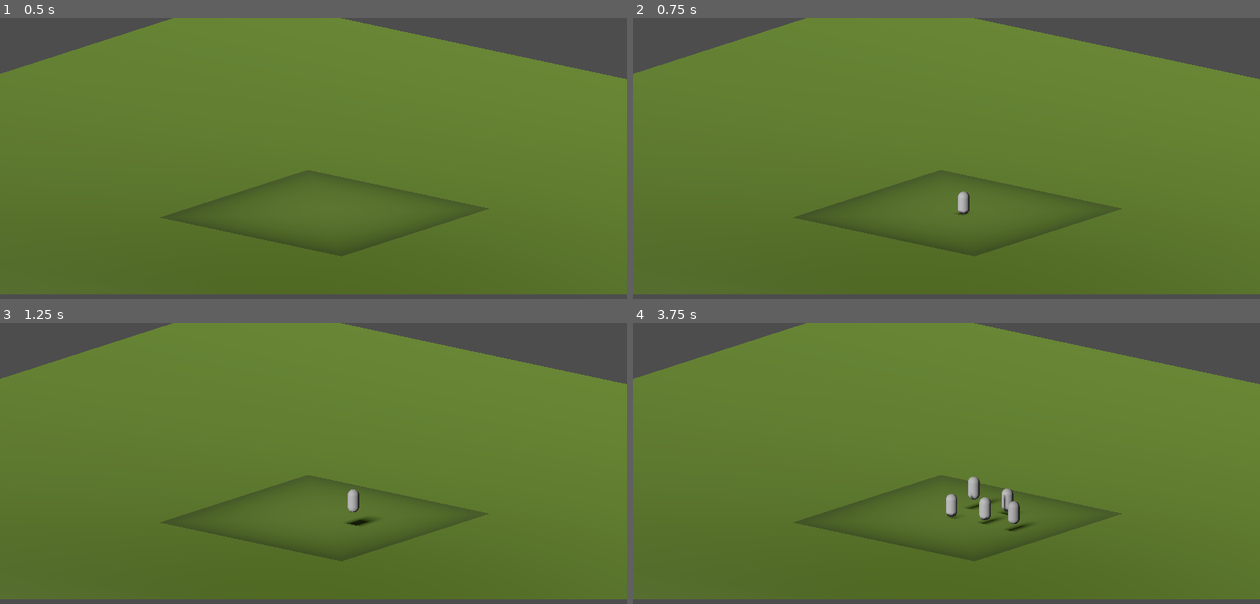
Above: before the commit, frames 1-4 (two rows, left to right).
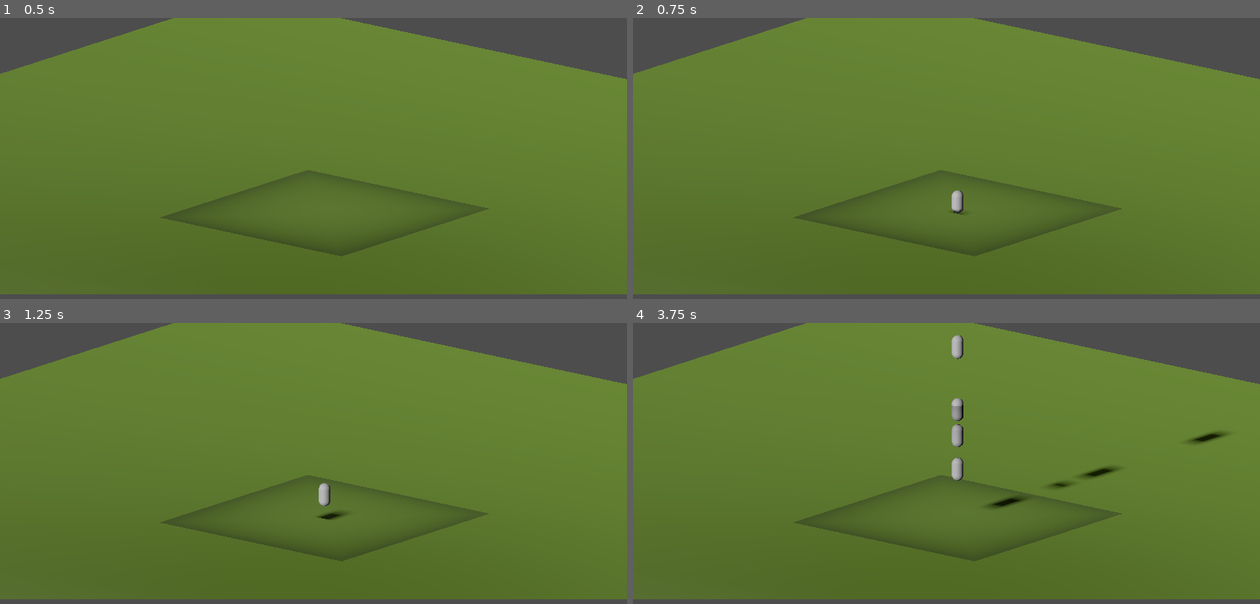
Above: after the commit, the same moments.

Repository: chevvy/sins_of_Father
Game: Godot game, scene res://main.tscn
Two runs of this game, one before a commit and one after it. Both use one fixed random seed, a clock stepped at 60 frames per second and the inputs below.
Inputs:
- Up to frame 1 (0.5 s): no input
- Up to frame 2 (0.75 s): tap Enter (ui_accept) at 0.5 s; hold Right (ui_right) from 0.53 s (still down); tap Space (interact_4) at 0.6 s
- Up to frame 3 (1.25 s): keep holding Right (ui_right); tap Enter (ui_accept) at 0.77 s
- Up to frame 4 (3.75 s): release Right (ui_right) at 1.28 s; hold Down (ui_down) 1.28-2.03 s; tap Space (interact_4) every 0.75 s from 1.35 to 3.6 s; tap Enter (ui_accept) at 1.52, 3.02 s; hold Right (ui_right) 2.03-2.78 s; hold Up (ui_up) 2.78-3.53 s; hold Left (ui_left) from 3.53 s (still down)

Frame 1 is identical in both runs. In frame 2, 0.2% of the frame differs, in the area x 50-54%, y 61-71%; in frame 3, 0.4%; in frame 4, 1.7%, in the area x 49-95%, y 4-75%.

Commit message:
update input map and use it

Diff:
--- a/Player/Player.gd
+++ b/Player/Player.gd
@@ -27,12 +27,17 @@
 		velocity.y -= gravity * delta
 
 	# Handle Jump.
+	# TODO should we use jump loL?
 	if Input.is_action_just_pressed("ui_accept") and is_on_floor():
 		velocity.y = JUMP_VELOCITY
 
 	# Get the input direction and handle the movement/deceleration.
 	# As good practice, you should replace UI actions with custom gameplay actions.
-	var input_dir = Input.get_vector("ui_left", "ui_right", "ui_up", "ui_down")
+	var move_left = current_input_map.move_left
+	var move_right = current_input_map.move_right
+	var move_forward = current_input_map.move_forward
+	var move_backward = current_input_map.move_backward
+	var input_dir = Input.get_vector(move_left, move_right, move_forward, move_backward)
 	var direction = (transform.basis * Vector3(input_dir.x, 0, input_dir.y)).normalized()
 	if direction:
 		velocity.x = direction.x * SPEED
--- a/project.godot
+++ b/project.godot
@@ -47,3 +47,103 @@
 "events": [Object(InputEventKey,"resource_local_to_scene":false,"resource_name":"","device":-1,"window_id":0,"alt_pressed":false,"shift_pressed":false,"ctrl_pressed":false,"meta_pressed":false,"pressed":false,"keycode":0,"physical_keycode":32,"key_label":0,"unicode":32,"echo":false,"script":null)
 ]
 }
+move_forward_0={
+"deadzone": 0.5,
+"events": [Object(InputEventJoypadMotion,"resource_local_to_scene":false,"resource_name":"","device":0,"axis":1,"axis_value":-1.0,"script":null)
+]
+}
+move_forward_1={
+"deadzone": 0.5,
+"events": [Object(InputEventJoypadMotion,"resource_local_to_scene":false,"resource_name":"","device":1,"axis":1,"axis_value":-1.0,"script":null)
+]
+}
+move_forward_2={
+"deadzone": 0.5,
+"events": [Object(InputEventJoypadMotion,"resource_local_to_scene":false,"resource_name":"","device":2,"axis":1,"axis_value":-1.0,"script":null)
+]
+}
+move_forward_3={
+"deadzone": 0.5,
+"events": [Object(InputEventJoypadMotion,"resource_local_to_scene":false,"resource_name":"","device":3,"axis":1,"axis_value":-1.0,"script":null)
+]
+}
+move_forward_4={
+"deadzone": 0.5,
+"events": [Object(InputEventKey,"resource_local_to_scene":false,"resource_name":"","device":-1,"window_id":0,"alt_pressed":false,"shift_pressed":false,"ctrl_pressed":false,"meta_pressed":false,"pressed":false,"keycode":0,"physical_keycode":87,"key_label":0,"unicode":119,"echo":false,"script":null)
+]
+}
+move_backward_0={
+"deadzone": 0.5,
+"events": [Object(InputEventJoypadMotion,"resource_local_to_scene":false,"resource_name":"","device":0,"axis":1,"axis_value":1.0,"script":null)
+]
+}
+move_backward_1={
+"deadzone": 0.5,
+"events": [Object(InputEventJoypadMotion,"resource_local_to_scene":false,"resource_name":"","device":1,"axis":1,"axis_value":1.0,"script":null)
+]
+}
+move_backward_2={
+"deadzone": 0.5,
+"events": [Object(InputEventJoypadMotion,"resource_local_to_scene":false,"resource_name":"","device":2,"axis":1,"axis_value":1.0,"script":null)
+]
+}
+move_backward_3={
+"deadzone": 0.5,
+"events": [Object(InputEventJoypadMotion,"resource_local_to_scene":false,"resource_name":"","device":3,"axis":1,"axis_value":1.0,"script":null)
+]
+}
+move_backward_4={
+"deadzone": 0.5,
+"events": [Object(InputEventKey,"resource_local_to_scene":false,"resource_name":"","device":-1,"window_id":0,"alt_pressed":false,"shift_pressed":false,"ctrl_pressed":false,"meta_pressed":false,"pressed":false,"keycode":0,"physical_keycode":83,"key_label":0,"unicode":115,"echo":false,"script":null)
+]
+}
+move_left_0={
+"deadzone": 0.5,
+"events": [Object(InputEventJoypadMotion,"resource_local_to_scene":false,"resource_name":"","device":0,"axis":0,"axis_value":-1.0,"script":null)
+]
+}
+move_left_1={
+"deadzone": 0.5,
+"events": [Object(InputEventJoypadMotion,"resource_local_to_scene":false,"resource_name":"","device":1,"axis":0,"axis_value":-1.0,"script":null)
+]
+}
+move_left_2={
+"deadzone": 0.5,
+"events": [Object(InputEventJoypadMotion,"resource_local_to_scene":false,"resource_name":"","device":2,"axis":0,"axis_value":-1.0,"script":null)
+]
+}
+move_left_3={
+"deadzone": 0.5,
+"events": [Object(InputEventJoypadMotion,"resource_local_to_scene":false,"resource_name":"","device":3,"axis":0,"axis_value":-1.0,"script":null)
+]
+}
+move_left_4={
+"deadzone": 0.5,
+"events": [Object(InputEventKey,"resource_local_to_scene":false,"resource_name":"","device":-1,"window_id":0,"alt_pressed":false,"shift_pressed":false,"ctrl_pressed":false,"meta_pressed":false,"pressed":false,"keycode":0,"physical_keycode":65,"key_label":0,"unicode":97,"echo":false,"script":null)
+]
+}
+move_right_0={
+"deadzone": 0.5,
+"events": [Object(InputEventJoypadMotion,"resource_local_to_scene":false,"resource_name":"","device":0,"axis":0,"axis_value":1.0,"script":null)
+]
+}
+move_right_1={
+"deadzone": 0.5,
+"events": [Object(InputEventJoypadMotion,"resource_local_to_scene":false,"resource_name":"","device":1,"axis":0,"axis_value":1.0,"script":null)
+]
+}
+move_right_2={
+"deadzone": 0.5,
+"events": [Object(InputEventJoypadMotion,"resource_local_to_scene":false,"resource_name":"","device":2,"axis":0,"axis_value":1.0,"script":null)
+]
+}
+move_right_3={
+"deadzone": 0.5,
+"events": [Object(InputEventJoypadMotion,"resource_local_to_scene":false,"resource_name":"","device":3,"axis":0,"axis_value":1.0,"script":null)
+]
+}
+move_right_4={
+"deadzone": 0.5,
+"events": [Object(InputEventKey,"resource_local_to_scene":false,"resource_name":"","device":-1,"window_id":0,"alt_pressed":false,"shift_pressed":false,"ctrl_pressed":false,"meta_pressed":false,"pressed":false,"keycode":0,"physical_keycode":68,"key_label":0,"unicode":100,"echo":false,"script":null)
+]
+}
Not shown, changed: .DS_Store
